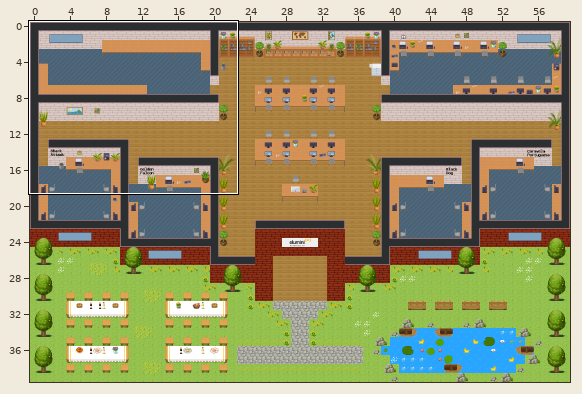
Tiled map (JSON): maps/map.tmj. Above, an overview of the earlier version with the close-up marked.
Close-up. As it was:
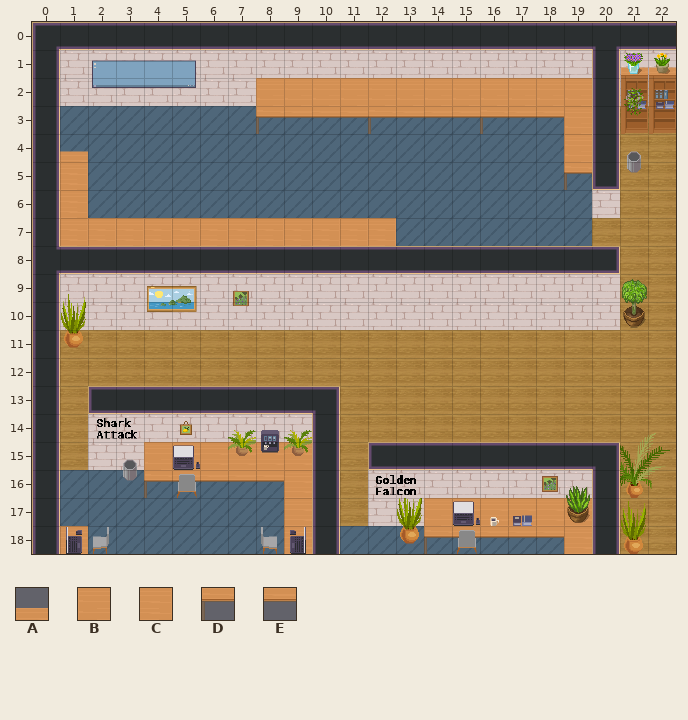
Cells are 32x32 px. Shown: x 0..22, y 0..18. The commit also changed other parts of the map, which this record leaves out. Tiles whose own drawing changed are shown in their newer look in all pictures.
Key: from "WA_Tables": A 3, B 10, C 11, D 20, E 23.
_ is an empty cell.
Layers that did not change in this view are not listed.
Layer "Sala Oeste Moveis" before, first column x 0:
 0 _______________________
 1 _______________________
 2 ________BBBBBBBBBBBB___
 3 ________DEEEDEEEDEEB___
 4 _A_________________B___
 5 _C_________________D___
 6 _C_____________________
 7 _CCCCCCCCCCCC__________
 8 _______________________
 9 _______________________
10 _______________________
11 _______________________
12 _______________________
13 _______________________
14 _______________________
15 _______________________
16 _______________________
17 _______________________
18 _______________________
The result:
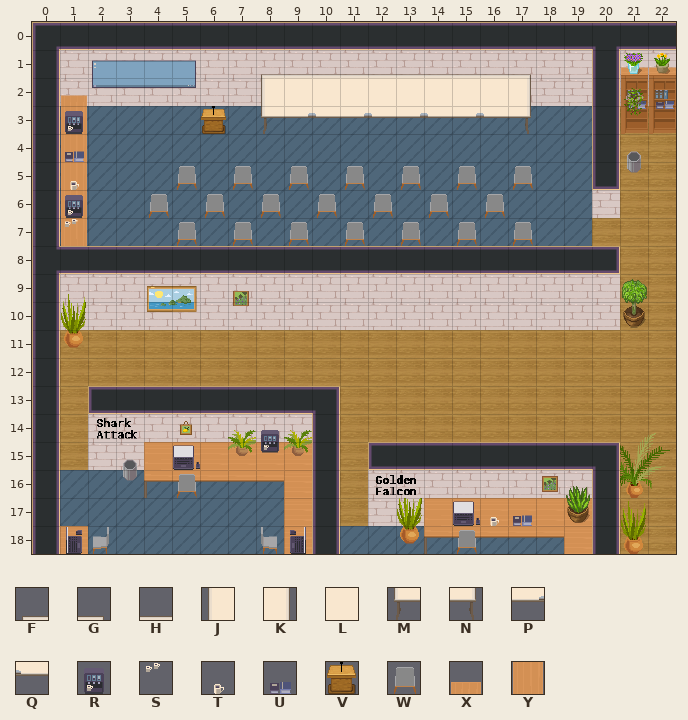
Further tiles: from "WA_Miscellaneous": F 33, G 33 flipped left-right, H 34, J 43, K 43 flipped left-right, L 44, M 53, N 53 flipped left-right, P 54, Q 54 flipped left-right, R 57, S 58, T 59, U 74; from "WA_Other_Furniture": V 104; from "WA_Seats": W 118; from "WA_Tables": X 2, Y 12.
Tiles of an added or newly shown layer are drawn over the layers below it.
Log entry: Com salas de bate papo
Edits made:
Layer "Sala Oeste Moveis":
y 1: x 8..17 __________ -> FHHHHHHHHG
y 2: x 1 _ -> X; x 8..19 BBBBBBBBBBBB -> JLLLLLLLLK__
y 3: x 1 _ -> Y; x 8..19 DEEEDEEEDEEB -> MPQPQPQPQN__
y 4: x 1 A -> Y; x 19 B -> _
y 5: x 1 C -> Y; x 5 _ -> W; x 7 _ -> W; x 9 _ -> W; x 11 _ -> W; x 13 _ -> W; x 15 _ -> W; x 17 _ -> W; x 19 D -> _
y 6: x 1 C -> Y; x 4 _ -> W; x 6 _ -> W; x 8 _ -> W; x 10 _ -> W; x 12 _ -> W; x 14 _ -> W; x 16 _ -> W
y 7: x 1..13 CCCCCCCCCCCC_ -> Y___W_W_W_W_W; x 15 _ -> W; x 17 _ -> W
Layer "Sala Oeste Sobre a Mesa" (added):
y 3: x 1 _ -> R
y 4: x 1 _ -> U
y 5: x 1 _ -> T
y 6: x 1 _ -> R
y 7: x 1 _ -> S
Layer "Sobre Jogadores" (added):
y 3: x 6 _ -> V
Changed places in both close-ups, as pixel boxes (x1, y1, x2, y2):
changed: (60, 74, 592, 246)
